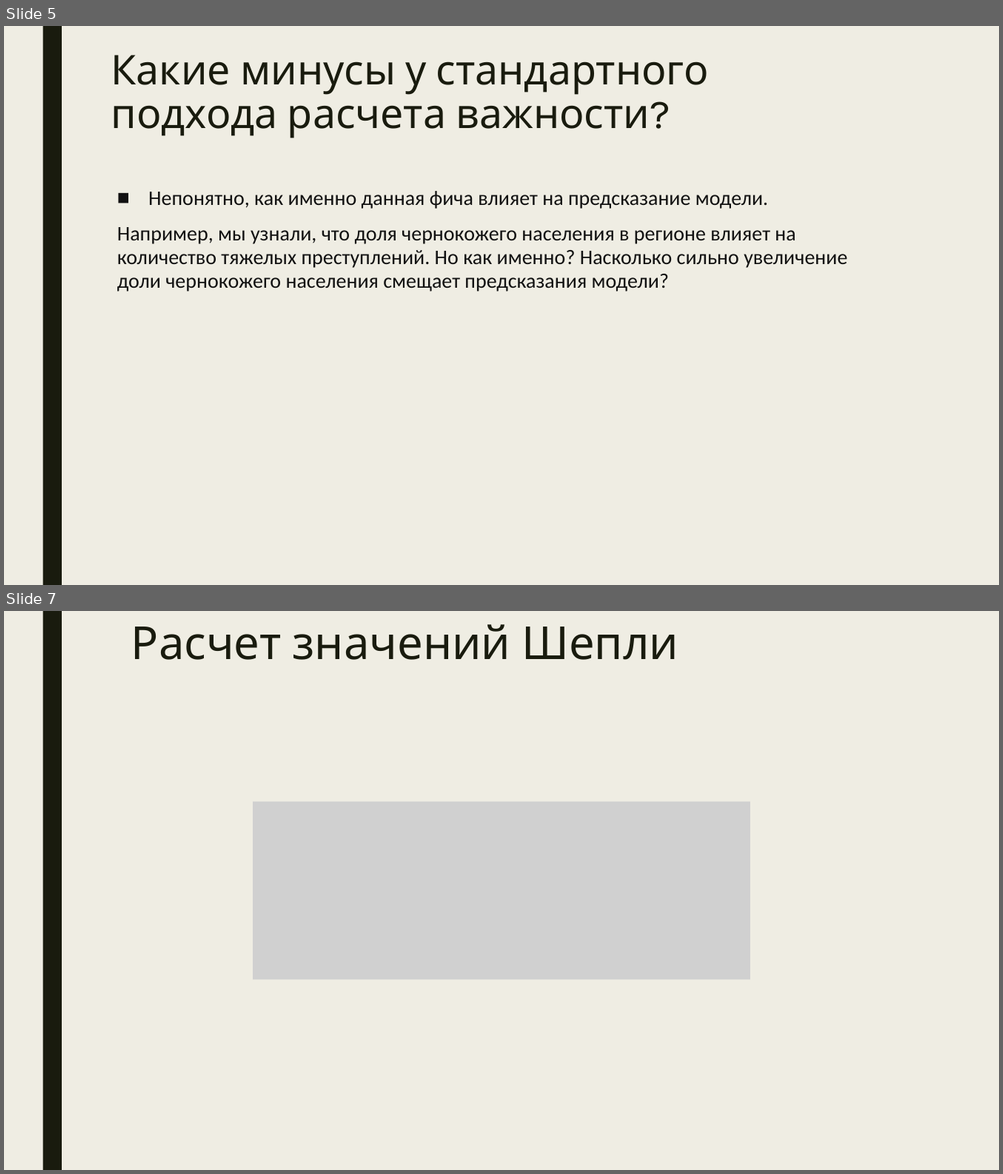
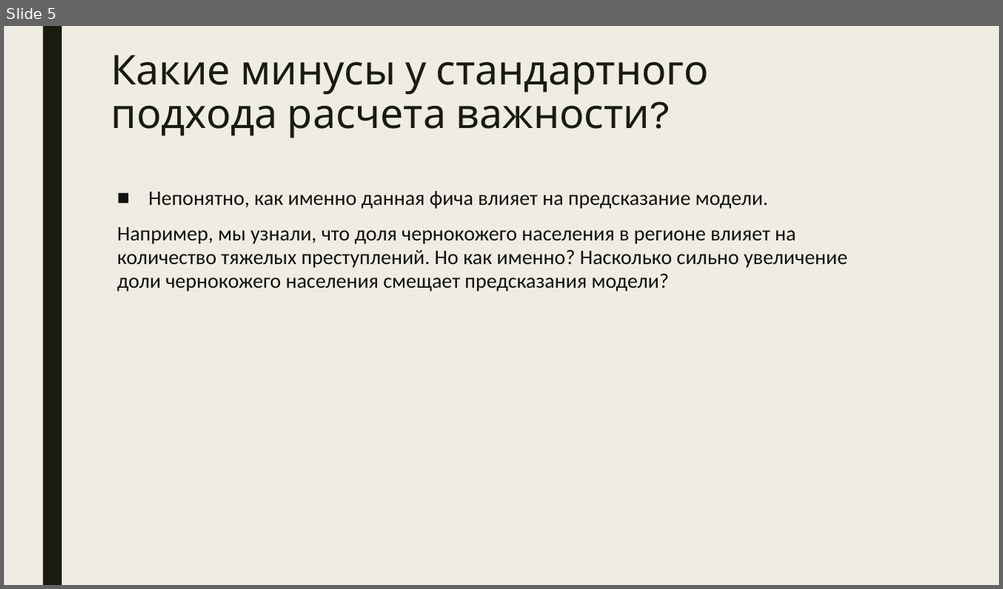
Before and after one commit to Dmitry513/Shap_training, a slide deck: Shap_for_model_interpretation.pptx. Shown one above the other, each under a label of ours: slides 5 and 7 before the commit, slide 5 after it; the slides between them are not shown. The pictures are 1003x1174 and 1003x589 pixels, drawn with LibreOffice and Linux fonts; fonts in the diff are those of the drawing; grey boxes stand for pictures. Boxes give left, top, right and bottom in pixels: in the first picture for what was removed or moved away, otherwise in the second. Text is boxed around its words. In the diff, an @@ line names an element or a change of style, - is before the commit and + after.

```diff
--- a/Shap_for_model_interpretation.pptx
+++ b/Shap_for_model_interpretation.pptx
@@ slide 7 removed at (4, 611, 999, 1170), background #EFEDE3; not listed: 1 template element that a slide beside it also shows @@
@@ title removed at (131, 624, 678, 660) @@
-Расчет значений Шепли
@@ picture removed at (253, 802, 750, 980) @@
```
Also in this commit, not shown: 2 slides changed, 2 slides added, 1 other file.
